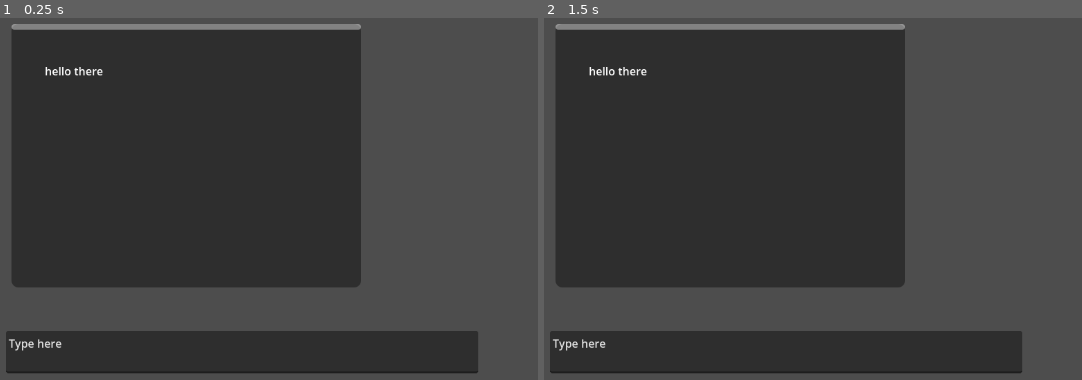
Above: before the commit, frames 1-2 (left to right).
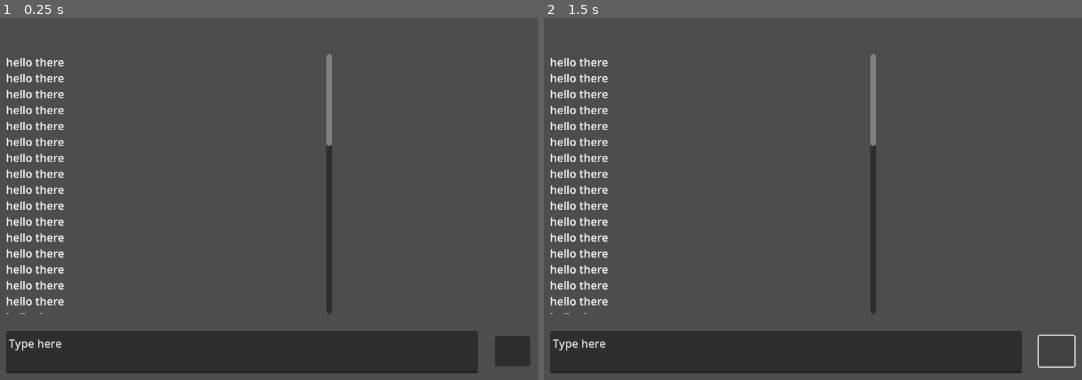
Above: after the commit, the same moments.

Repository: alexanderivanov2424/GodotTesting
Game: Godot game, scene res://main.tscn
Two runs of this game, one before a commit and one after it. Both use one fixed random seed, a clock stepped at 60 frames per second and the inputs below.
Inputs (mouse positions are in pixels of both pictures, inside the frame that each line leads up to):
- Up to frame 1 (0.25 s): no input
- Up to frame 2 (1.5 s): click (1055, 351) at 0.52 s; click (1055, 351) at 1.27 s

The runs differ from the first frame. In frame 1, 48% of the frame differs, in the area x 1-99%, y 1-97%; in frame 2, 47%.

Commit message:
add main script

Diff:
--- /dev/null
+++ b/main.gd
@@ -0,0 +1 @@
+extends Control
--- a/main.tscn
+++ b/main.tscn
@@ -1,6 +1,11 @@
-[gd_scene format=3 uid="uid://djpuim0irbnix"]
+[gd_scene load_steps=2 format=3 uid="uid://djpuim0irbnix"]
 
-[node name="Node2D" type="Node2D"]
+[ext_resource type="Script" uid="uid://b6e418hcnedil" path="res://main.gd" id="1_ig7tw"]
+
+[node name="Node2D" type="Control"]
+layout_mode = 3
+anchors_preset = 0
+script = ExtResource("1_ig7tw")
 
 [node name="TextEdit" type="TextEdit" parent="."]
 offset_left = 85.0
@@ -9,15 +14,64 @@
 offset_bottom = 598.0
 text = "Type here"
 
-[node name="VScrollBar" type="VScrollBar" parent="."]
-offset_left = 93.0
-offset_top = 94.0
-offset_right = 597.0
-offset_bottom = 474.0
+[node name="RichTextLabel" type="RichTextLabel" parent="."]
+offset_left = 85.0
+offset_top = 137.0
+offset_right = 555.0
+offset_bottom = 512.0
+text = "hello there
+hello there
+hello there
+hello there
+hello there
+hello there
+hello there
+hello there
+hello there
+hello there
+hello there
+hello there
+hello there
+hello there
+hello there
+hello there
+hello there
+hello there
+hello there
+hello there
+hello there
+hello there
+hello there
+hello there
+hello there
+hello there
+hello there
+hello there
+hello there
+hello there
+hello there
+hello there
+hello there
+hello there
+hello there
+hello there
+hello there
+hello there
+hello there
+hello there
+hello there
+hello there
+hello there
+hello there
+hello there
+hello there
+hello there
+hello there
+"
 
-[node name="RichTextLabel" type="RichTextLabel" parent="VScrollBar"]
-offset_left = 48.0
-offset_top = 56.0
-offset_right = 334.0
-offset_bottom = 329.0
-text = "hello there"
+[node name="Button" type="Button" parent="."]
+layout_mode = 0
+offset_left = 790.0
+offset_top = 544.0
+offset_right = 841.0
+offset_bottom = 588.0
Not shown, added: main.gd.uid
